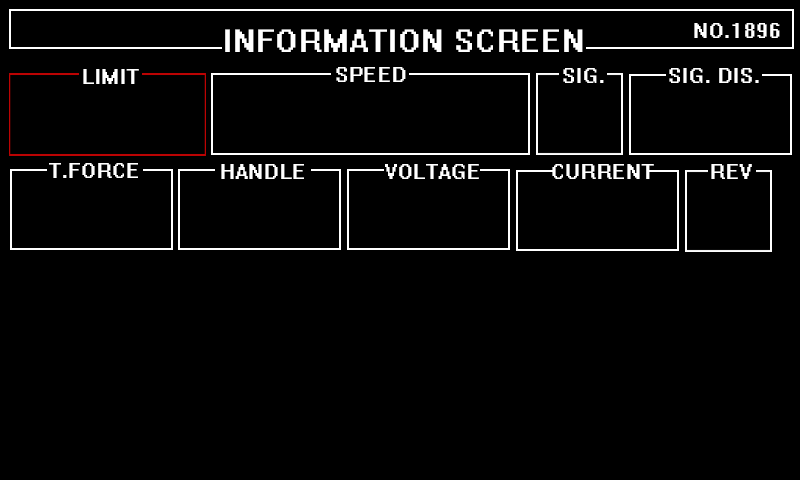
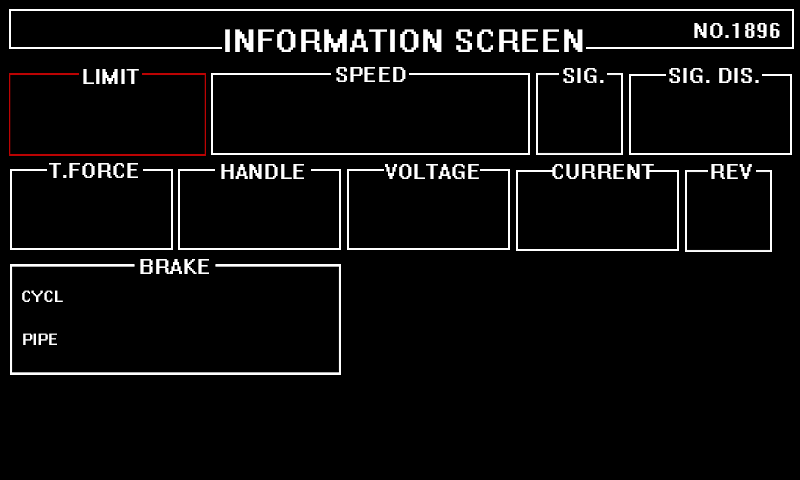
Layers edited between the first and the second 800×480 image:
added layer "PIPE" above "CYCL" over [23, 333, 57, 345]
added layer "CYCL" above "BRAKE" over [22, 290, 63, 302]
added layer "BRAKE" above "SPEED" over [140, 259, 209, 274]
added layer "图层 2 拷贝 2" above "图层 2" over [10, 264, 341, 375]
